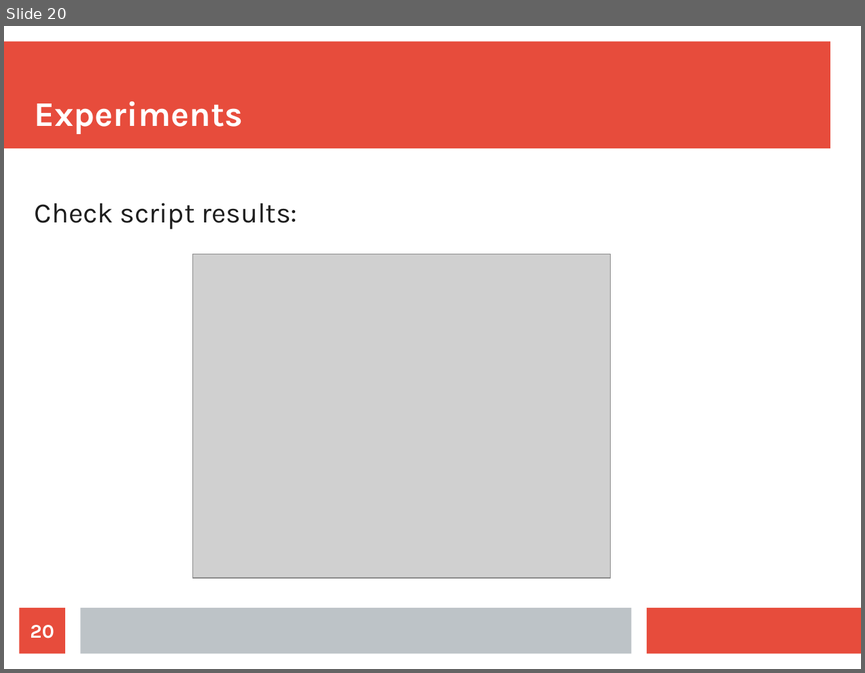
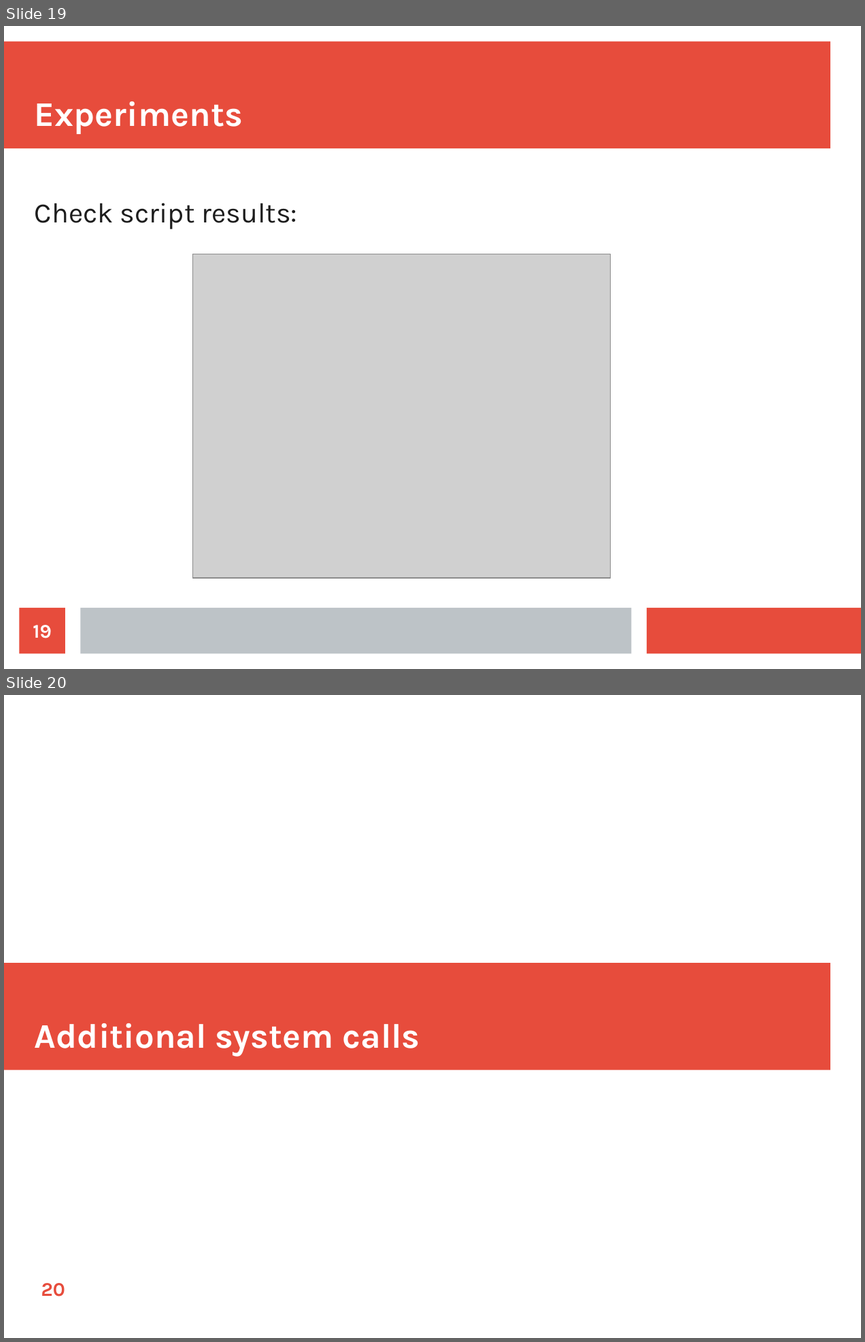
Before and after one commit to shreshthtuli/xv6, a slide deck: os1.odp. Shown one above the other, each under a label of ours: slide 20 before the commit, slides 19 and 20 after it. The pictures are 865x673 and 865x1342 pixels, drawn with LibreOffice and Linux fonts; fonts in the diff are those of the drawing; grey boxes stand for pictures. Boxes give left, top, right and bottom in pixels: in the first picture for what was removed or moved away, otherwise in the second. Text is boxed around its words. In the diff, an @@ line names an element or a change of style, - is before the commit and + after.

```diff
--- a/os1.odp
+++ b/os1.odp
@@ slide 20 added at (4, 695, 861, 1338), background #FFFFFF @@
@@ rectangle added at (4, 963, 830, 1070), fill #E74C3C @@
@@ title added at (35, 1023, 419, 1056), 32 pt, text #FFFFFF, bold @@
+Additional system calls
@@ page number added at (41, 1283, 65, 1297), 18 pt, text #E74C3C, bold @@
+20
@@ what was slide 20 is now slide 19 @@
@@ page number at (33, 625, 52, 639): text changed @@
-20
+19
```
Also in this commit, not shown: 2 other slides added, 11 other files.
